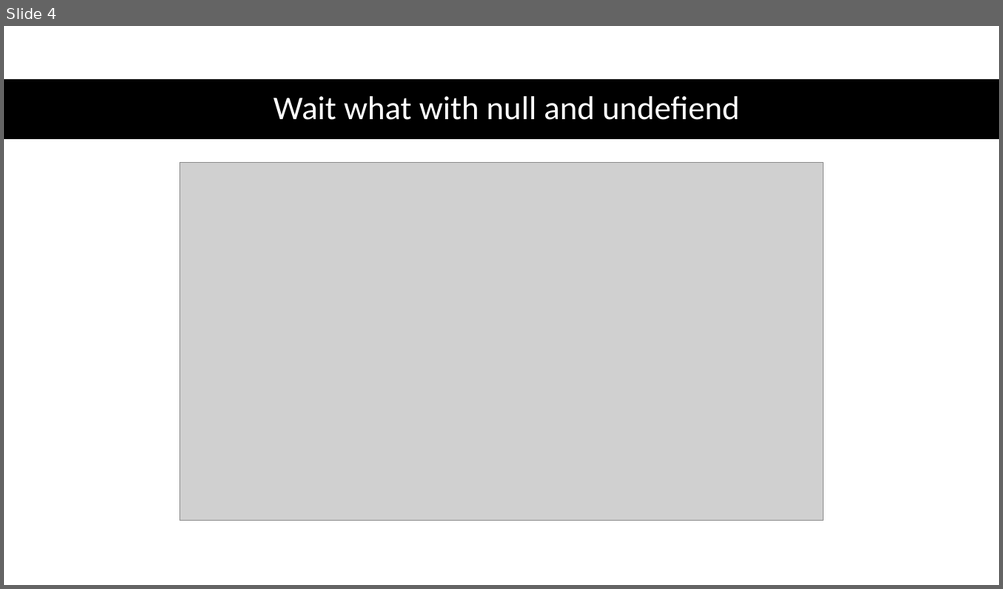
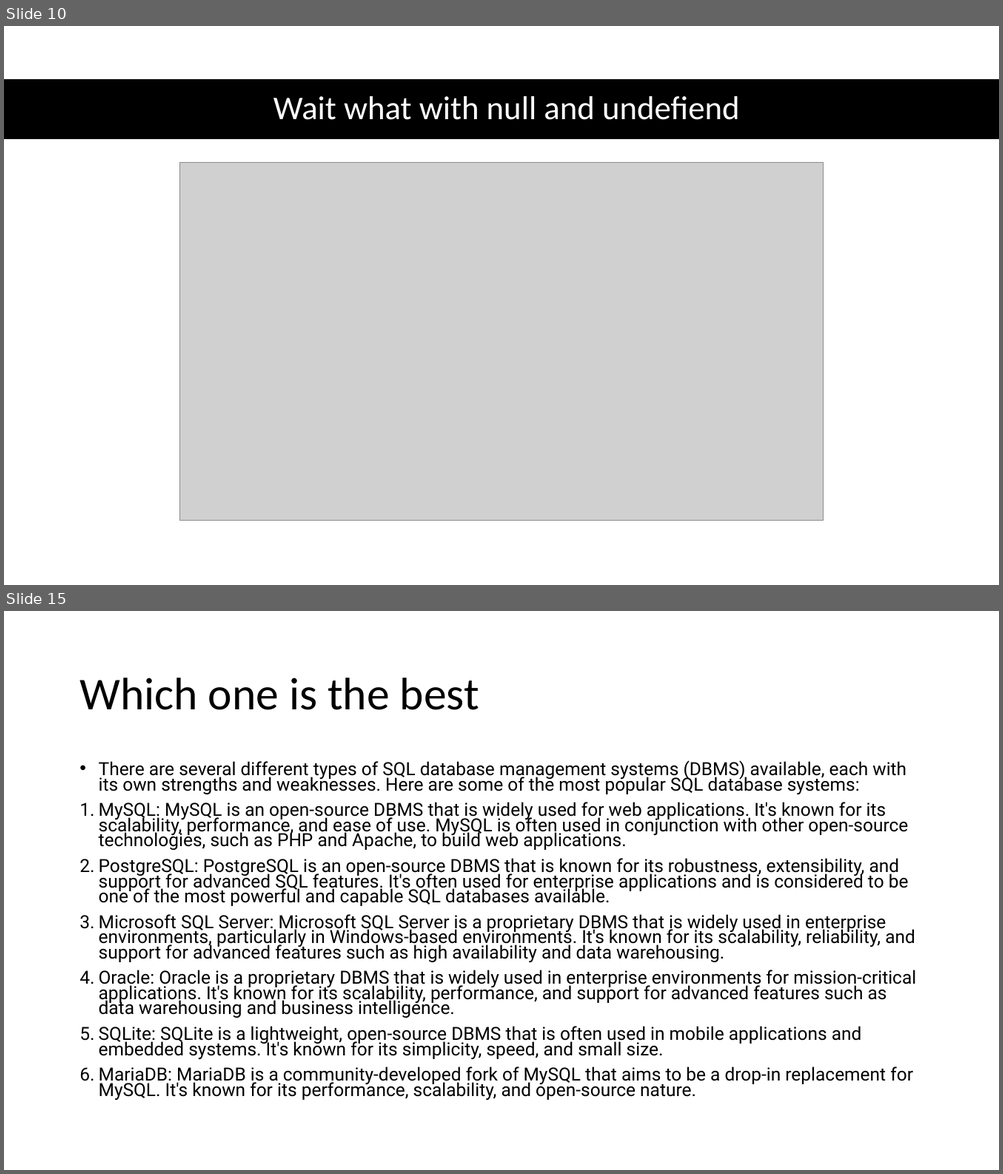
Before and after one commit to 1shaked/full-stack, a slide deck: 17ass/17ass.pptx. Shown one above the other, each under a label of ours: slide 4 before the commit, slides 10 and 15 after it; the slides between them are not shown. The pictures are 1003x589 and 1003x1174 pixels, drawn with LibreOffice and Linux fonts; fonts in the diff are those of the drawing; grey boxes stand for pictures. Boxes give left, top, right and bottom in pixels: in the first picture for what was removed or moved away, otherwise in the second. Text is boxed around its words. In the diff, an @@ line names an element or a change of style, - is before the commit and + after.

```diff
--- a/17ass/17ass.pptx
+++ b/17ass/17ass.pptx
@@ slide 15 added at (x1=4, y1=611, x2=999, y2=1170), background #FFFFFF @@
@@ title added at (x1=79, y1=678, x2=479, y2=710), 44 pt, text #000000 @@
+Which one is the best
@@ text added at (x1=99, y1=760, x2=916, y2=1101), 17.5 pt, text #000000 @@
+• There are several different types of SQL database management systems (DBMS) available, each with its own strengths and weaknesses. Here are some of the most popular SQL database systems:
+1. MySQL: MySQL is an open-source DBMS that is widely used for web applications. It's known for its scalability, performance, and ease of use. MySQL is often used in conjunction with other open-source technologies, such as PHP and Apache, to build web applications.
+2. PostgreSQL: PostgreSQL is an open-source DBMS that is known for its robustness, extensibility, and support for advanced SQL features. It's often used for enterprise applications and is considered to be one of the most powerful and capable SQL databases available.
+3. Microsoft SQL Server: Microsoft SQL Server is a proprietary DBMS that is widely used in enterprise environments, particularly in Windows-based environments. It's known for its scalability, reliability, and support for advanced features such as high availability and data warehousing.
+4. Oracle: Oracle is a proprietary DBMS that is widely used in enterprise environments for mission-critical applications. It's known for its scalability, performance, and support for advanced features such as data warehousing and business intelligence.
+5. SQLite: SQLite is a lightweight, open-source DBMS that is often used in mobile applications and embedded systems. It's known for its simplicity, speed, and small size.
+6. MariaDB: MariaDB is a community-developed fork of MySQL that aims to be a drop-in replacement for MySQL. It's known for its performance, scalability, and open-source nature.
@@ what was slide 4 is now slide 10 @@
```
Also in this commit, not shown: 15 other slides added, 28 other files.
